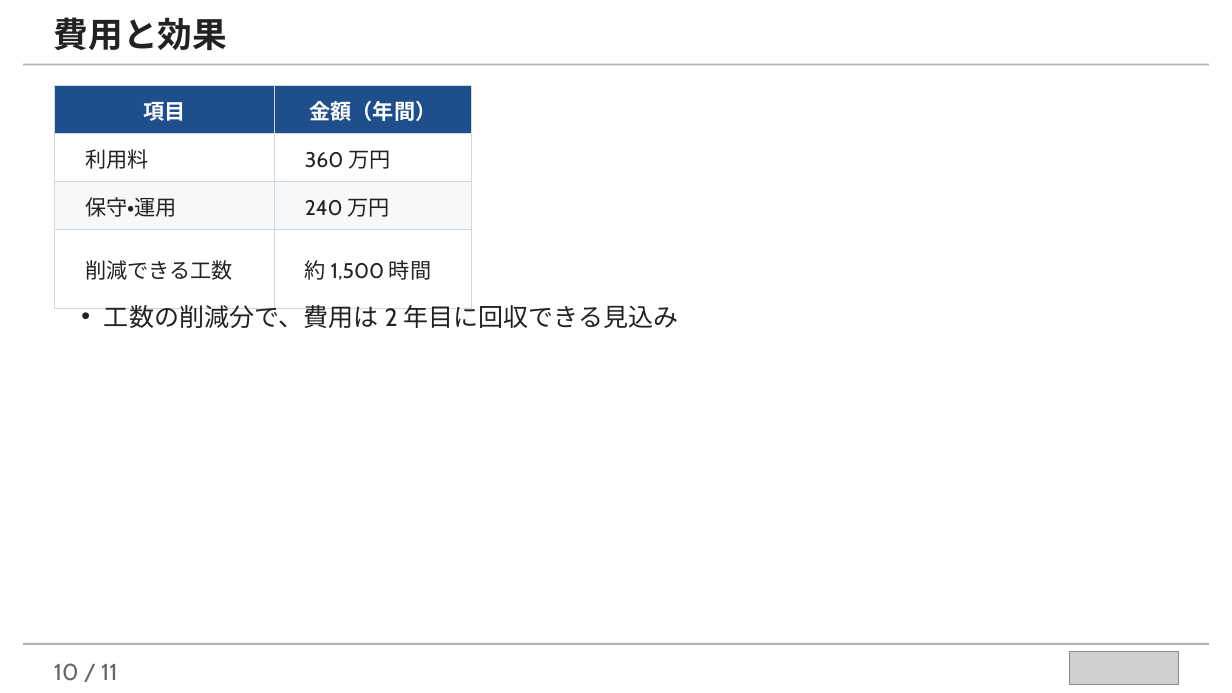
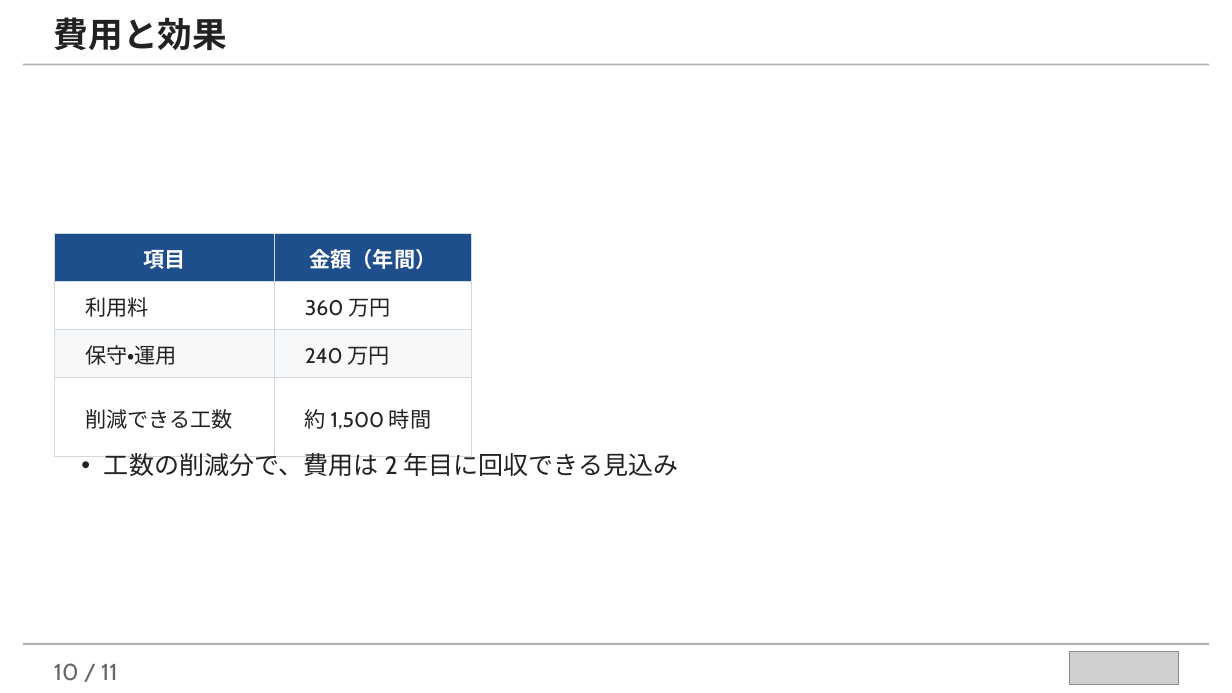
Before and after one commit to takuya109048/llm-assist-kit, a slide deck: slide 10 of examples/marp-slides-example.pptx. Drawn at 1232x693 pixels with LibreOffice and Linux fonts; fonts in the diff are those of the drawing; grey boxes stand for pictures. Boxes give left, top, right and bottom in pixels: in the first picture for what was removed or moved away, otherwise in the second. Text is boxed around its words. In the diff, an @@ line names an element or a change of style, - is before the commit and + after.

```diff
--- a/examples/marp-slides-example.pptx
+++ b/examples/marp-slides-example.pptx
@@ table: place and size @@
-table at (55,85,472,284)
+table at (55,234,472,433)
@@ text "工数の削減分で、費用は 2 年目に回収できる見込み": place and size @@
-text "工数の削減分で、費用は 2 年目に回収できる見込み" at (104,300,679,328)
+text "工数の削減分で、費用は 2 年目に回収できる見込み" at (104,448,679,476)
```
Also in this commit, not shown: 7 other slides changed, 7 other files.
